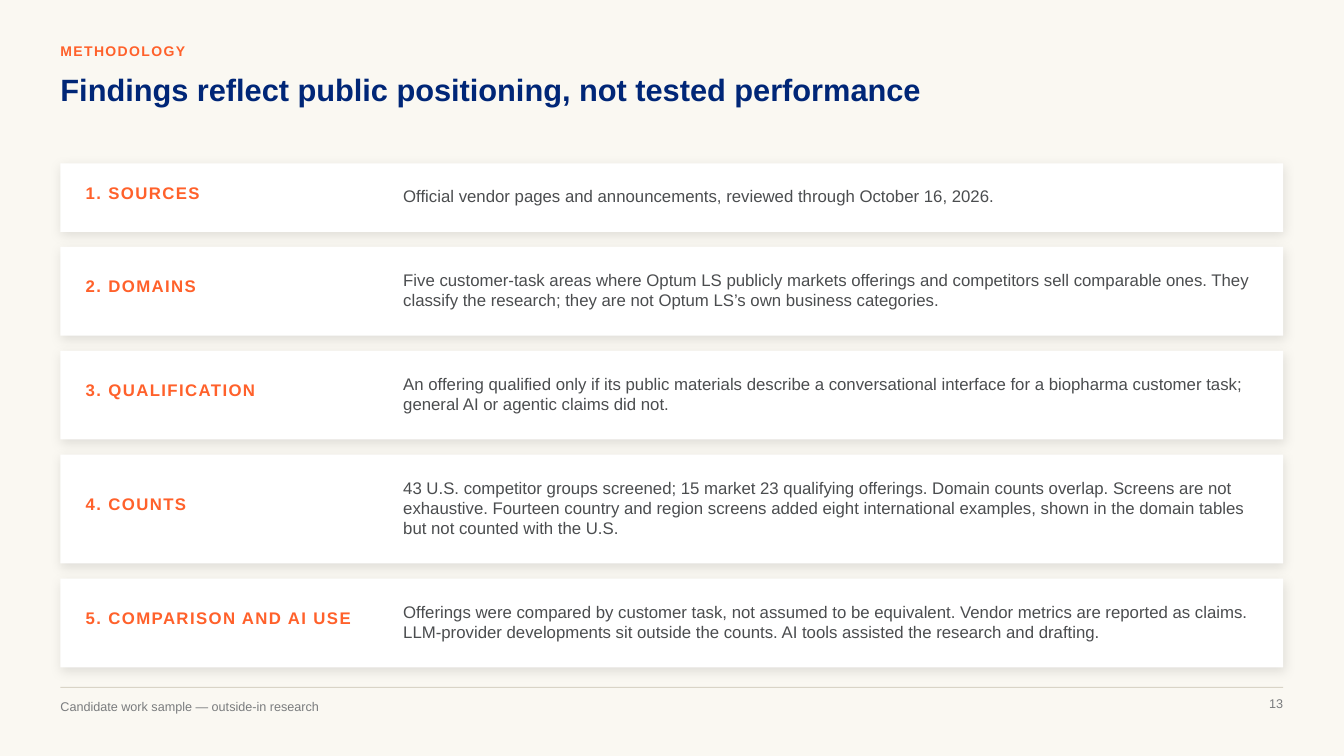
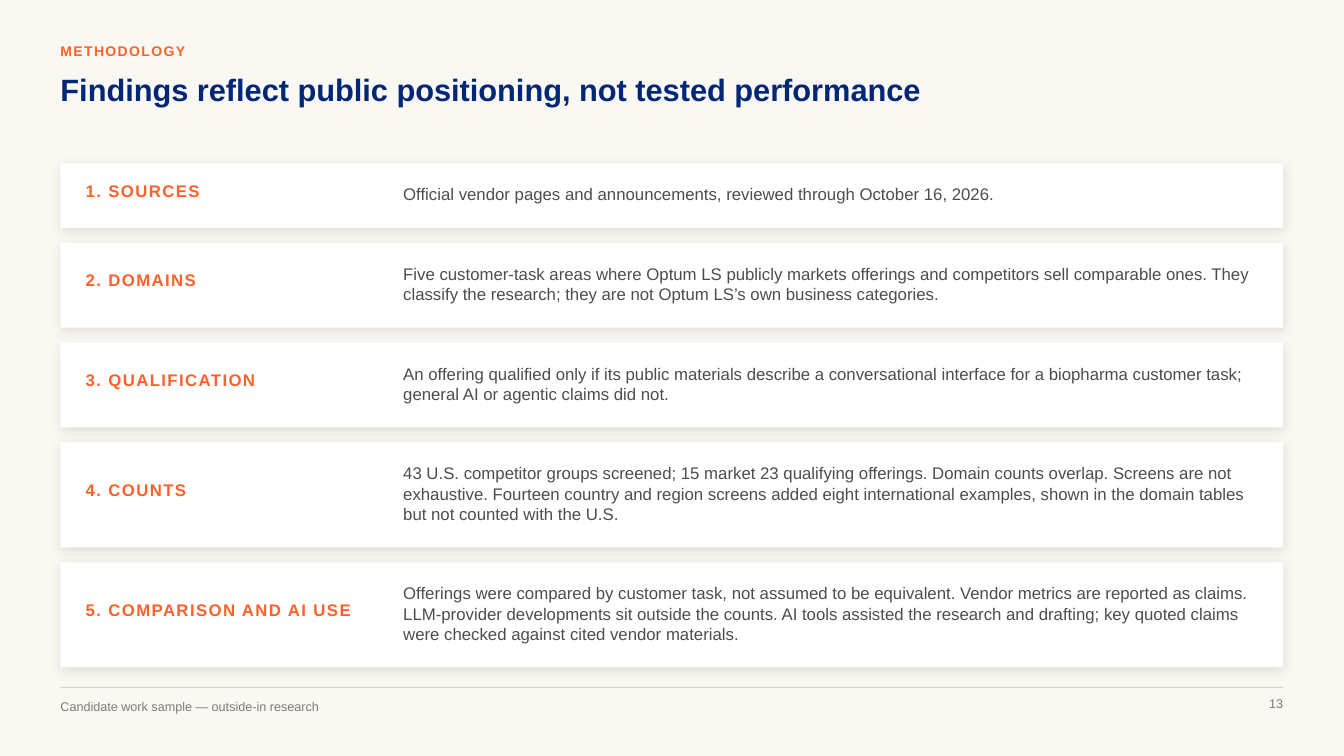
Before and after one commit to marinojt/test, a slide deck: slide 13 of deck/Optum-LS-Conversational-AI-10.16.pptx. Drawn at 1344x756 pixels with LibreOffice and Linux fonts; fonts in the diff are those of the drawing. Boxes give left, top, right and bottom in pixels: in the first picture for what was removed or moved away, otherwise in the second. Text is boxed around its words. In the diff, an @@ line names an element or a change of style, - is before the commit and + after.

```diff
--- a/deck/Optum-LS-Conversational-AI-10.16.pptx
+++ b/deck/Optum-LS-Conversational-AI-10.16.pptx
@@ rectangle: place and size @@
-rectangle at [60, 163, 1284, 232]
+rectangle at [60, 163, 1284, 228]
@@ rectangle: place and size @@
-rectangle at [60, 247, 1284, 336]
+rectangle at [60, 243, 1284, 328]
@@ text "Five customer-task areas where Optum ...": place and size @@
-text "Five customer-task areas where Optum ..." at [403, 274, 1248, 310]
+text "Five customer-task areas where Optum ..." at [403, 268, 1248, 304]
@@ text "2. DOMAINS": place and size @@
-text "2. DOMAINS" at [86, 280, 196, 292]
+text "2. DOMAINS" at [86, 274, 196, 286]
@@ rectangle: place and size @@
-rectangle at [60, 351, 1284, 440]
+rectangle at [60, 343, 1284, 427]
@@ 3 texts: place and size @@
-3 texts at [86, 378, 1241, 624]
+3 texts at [86, 368, 1241, 616]
@@ rectangle: place and size @@
-rectangle at [60, 455, 1284, 564]
+rectangle at [60, 443, 1284, 547]
@@ text "43 U.S. competitor groups screened; ...": place and size @@
-text "43 U.S. competitor groups screened; ..." at [403, 482, 1244, 534]
+text "43 U.S. competitor groups screened; ..." at [403, 467, 1244, 520]
@@ text "4. COUNTS": place and size @@
-text "4. COUNTS" at [86, 498, 186, 510]
+text "4. COUNTS" at [86, 484, 186, 496]
@@ rectangle: place and size @@
-rectangle at [60, 579, 1284, 667]
+rectangle at [60, 563, 1284, 667]
@@ text at [403, 587, 1247, 644]: text changed @@
-Offerings were compared by customer task, not assumed to be equivalent. Vendor metrics are reported as claims. LLM-provider developments sit outside the counts. AI tools assisted the research and drafting.
+Offerings were compared by customer task, not assumed to be equivalent. Vendor metrics are reported as claims. LLM-provider developments sit outside the counts. AI tools assisted the research and drafting; key quoted claims were checked against cited vendor materials.
```
Also in this commit, not shown: 4 other slides changed, 6 other files.
